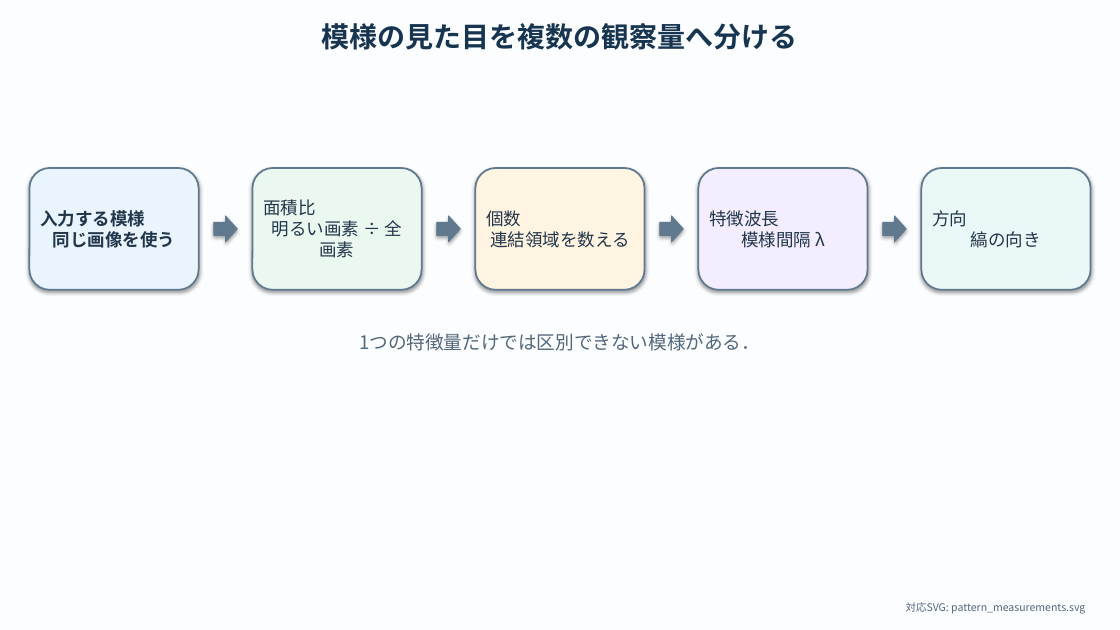
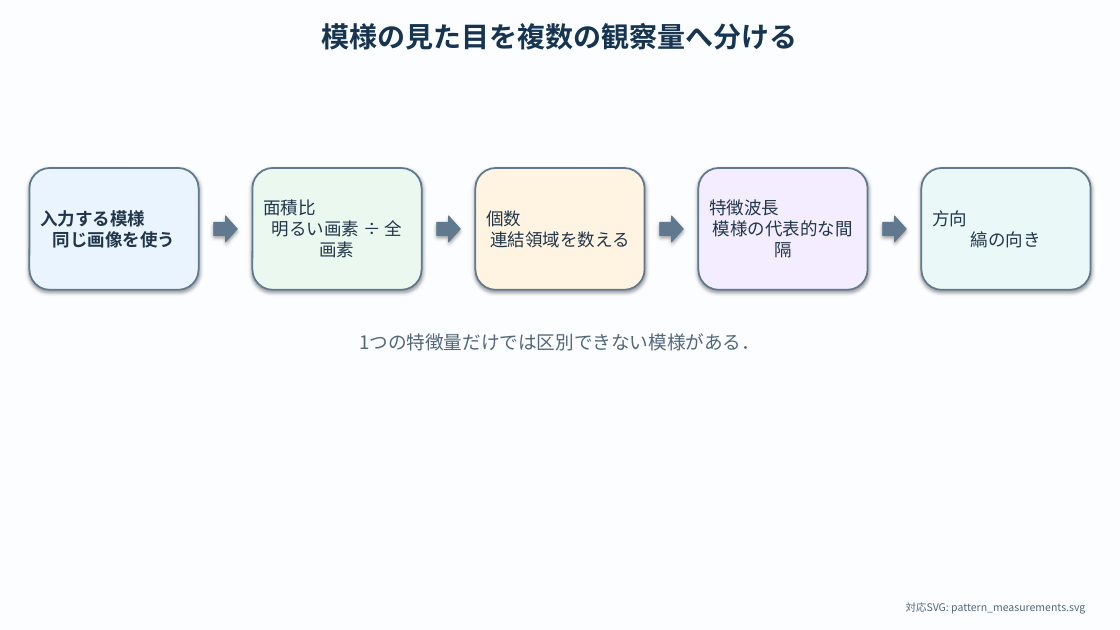
Before and after one commit to k16kgw/Seminar_text, a slide deck: slide 10 of assets/figures/concepts/concept_diagrams_editable.pptx. Drawn at 1120x630 pixels with LibreOffice and Linux fonts; fonts in the diff are those of the drawing. Boxes give left, top, right and bottom in pixels: in the first picture for what was removed or moved away, otherwise in the second. Text is boxed around its words. In the diff, an @@ line names an element or a change of style, - is before the commit and + after.

```diff
--- a/assets/figures/concepts/concept_diagrams_editable.pptx
+++ b/assets/figures/concepts/concept_diagrams_editable.pptx
@@ text in rounded rectangle at box(709, 199, 853, 258): text changed @@
-特徴波長
-模様間隔 λ
+特徴波長
+模様の代表的な間隔
```
Also in this commit, not shown: 7 other slides changed, 50 other files.
